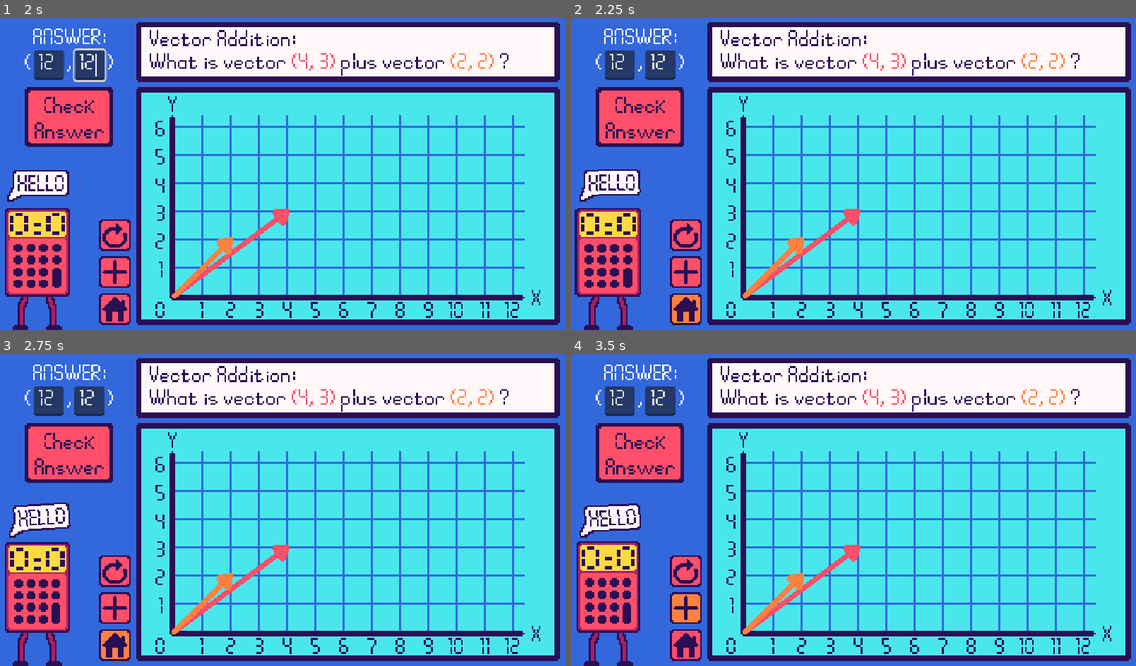
Above: before the commit, frames 1-4 (two rows, left to right).
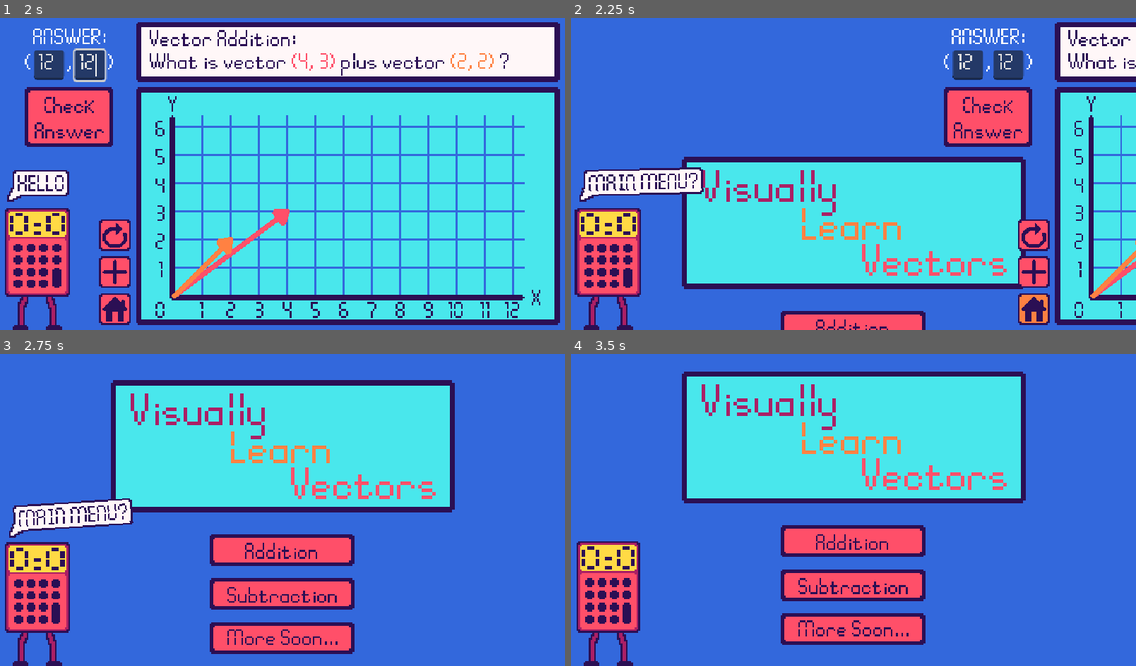
Above: after the commit, the same moments.

Repository: KyleTiley/VectorMathGame
Game: Godot game, scene res://Game/game.tscn
Two runs of this game, one before a commit and one after it. Both use one fixed random seed, a clock stepped at 60 frames per second and the inputs below.
Inputs (mouse positions are in pixels of both pictures, inside the frame that each line leads up to):
- Up to frame 1 (2 s): click "Addition" at 0.5 s; click (62, 64) at 1.27 s; type "12" at 1.35 s; click (101, 64) at 1.5 s; type "12" at 1.58 s
- Up to frame 2 (2.25 s): click (684, 308) at 2 s
- Up to frame 3 (2.75 s): no input
- Up to frame 4 (3.5 s): click (684, 606) at 2.77 s

Frame 1 is identical in both runs. In frame 2, 53% of the frame differs, in the area x 3-100%, y 1-100%; in frame 3, 67%; in frame 4, 68%, in the area x 1-100%, y 1-99%.

Commit message:
menu bug to fix

Diff:
--- a/Game/Calculator/calculator.gd
+++ b/Game/Calculator/calculator.gd
@@ -40,3 +40,17 @@
 
 func _on_button_reset_mouse_exited():
 	speech_bubble.hide()
+
+func _on_button_new_mouse_entered():
+	custom_speech("NEW SUM?")
+	speech_bubble.show()
+
+func _on_button_new_mouse_exited():
+	speech_bubble.hide()
+
+func _on_button_home_mouse_entered():
+	custom_speech("MAIN MENU?")
+	speech_bubble.show()
+
+func _on_button_home_mouse_exited():
+	speech_bubble.hide()
--- a/Game/Levels/VectorAddition.gd
+++ b/Game/Levels/VectorAddition.gd
@@ -109,3 +109,7 @@
 		$AnswerButton/Label.text = "Next" + '\n' + "Question"
 	else:
 		print("wrong")
+
+
+func _on_button_new_pressed():
+	pass # Replace with function body.
--- a/Game/UI.gd
+++ b/Game/UI.gd
@@ -8,23 +8,31 @@
 
 var lerp_speed = 5
 var bottom_pos = Vector2(0, 360)
+var right_pos = Vector2(640, 0)
 
 func _ready():
 	main_menu.position = Vector2.ZERO
-	game_level.position.x = 640
+	game_level.position = right_pos
 
 func _physics_process(delta):
 	if lerp_menu:
-		move_menu_out(delta)
+		move_game_out(delta)
+		move_menu_in(delta)
 	if lerp_game:
 		move_game_in(delta)
 		move_menu_out(delta)
 
 func move_menu_out(_delta):
-	main_menu.position = main_menu.position.lerp(bottom_pos, _delta * lerp_speed)
+	main_menu.global_position = main_menu.global_position.lerp(bottom_pos, _delta * lerp_speed)
 
 func move_game_in(_delta):
-	game_level.position = game_level.position.lerp(Vector2.ZERO, _delta * lerp_speed)
+	game_level.global_position = game_level.global_position.lerp(Vector2.ZERO, _delta * lerp_speed)
+
+func move_game_out(_delta):
+	game_level.global_position = game_level.position.lerp(right_pos, _delta * lerp_speed)
+
+func move_menu_in(_delta):
+	main_menu.global_position = main_menu.global_position.lerp(Vector2.ZERO, _delta * lerp_speed)
 
 func _on_button_addition_pressed():
 	game_level.compute_addition = true
@@ -35,3 +43,7 @@
 	game_level.compute_addition = false
 	game_level.setup_level()
 	lerp_game = true
+
+func _on_button_home_pressed():
+	lerp_menu = true
+	lerp_game = false
--- a/Game/game.tscn
+++ b/Game/game.tscn
@@ -303,4 +303,10 @@
 [connection signal="mouse_entered" from="VectorAddition/ButtonReset" to="Calculator" method="_on_button_reset_mouse_entered"]
 [connection signal="mouse_exited" from="VectorAddition/ButtonReset" to="Calculator" method="_on_button_reset_mouse_exited"]
 [connection signal="pressed" from="VectorAddition/ButtonReset" to="VectorAddition" method="_on_button_reset_pressed"]
+[connection signal="mouse_entered" from="VectorAddition/ButtonNew" to="Calculator" method="_on_button_new_mouse_entered"]
+[connection signal="mouse_exited" from="VectorAddition/ButtonNew" to="Calculator" method="_on_button_new_mouse_exited"]
+[connection signal="pressed" from="VectorAddition/ButtonNew" to="VectorAddition" method="_on_button_new_pressed"]
+[connection signal="mouse_entered" from="VectorAddition/ButtonHome" to="Calculator" method="_on_button_home_mouse_entered"]
+[connection signal="mouse_exited" from="VectorAddition/ButtonHome" to="Calculator" method="_on_button_home_mouse_exited"]
+[connection signal="pressed" from="VectorAddition/ButtonHome" to="UI" method="_on_button_home_pressed"]
 [connection signal="pressed" from="VectorAddition/AnswerButton" to="VectorAddition" method="_on_answer_button_pressed"]
